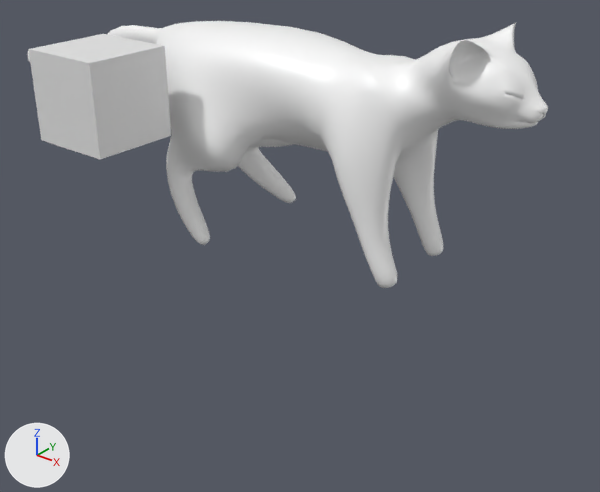
Before and after pictures for a commit that changed the Blender file content/Cat.blend.
Camera for both pictures: a camera (50 mm lens) standing at (14.39, -14.47, 4.9) and looking at (2.5, 0.4, -4.32). Arrows for +X, +Y and +Z are at lower left; the lights stay in place.

Names of what the first picture shows: 'Cat', 'Cube'.
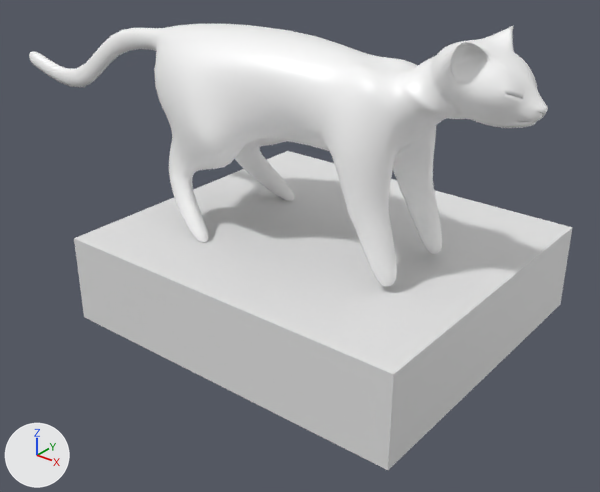
Edits to the bpy script that builds the scene:
```text
Change me_cube:
    used by ob_cat; location = (0.0, 0.0, 0.0)
    remove me_cube.from_pydata(...)  # 119 vertices, 107 faces; spans x -7.7..8.7, y -2.3..0.7, z -4.1..2.0
    add me_cube.from_pydata(...)  # 144 vertices, 129 faces; spans x -7.7..8.7, y -2.3..0.7, z -4.1..2.0
    me_cube part 1
    6 faces are deleted
    4 vertices move from x 5.4..5.8, y -1.4..-0.5, z -2.9..-2.6 to x 5.1..6.0, y -1.6..-0.5, z -2.7..-2.1
    25 vertices are added at x 4.9..7.6, y -1.8..0.0, z -2.6..1.6
    28 new faces join them
Change ob_cat:
    where _m = ob_cat.modifiers.new('Subdivision', 'SUBSURF')
    remove _m.levels = 4
    _m.render_levels: 4 -> 1
    add _m = ob_cat.modifiers.new('Subdivision.001', 'SUBSURF')
    add _m.render_levels = 1
Change ob_cube:
    ob_cube.location: (0.0, -3.34, 0.0) -> (3.21, 0.57, -4.92)
    ob_cube.scale: (1.0, 1.0, 1.0) -> (4.63, 4.12, 1.11)
```

Changed parts and their boxes (x1, y1, x2, y2) in the pictures (600 x 492 px):
'Cube', moved, rescaled (249% wider, 154% taller): before (29, 34, 171, 159); after (74, 151, 572, 470)
'Cat', reshaped, modifiers changed: before (27, 21, 548, 288); after (29, 24, 548, 286)
part 1 of me_cube, built on: before (337, 50, 479, 282); after (336, 51, 483, 277)
